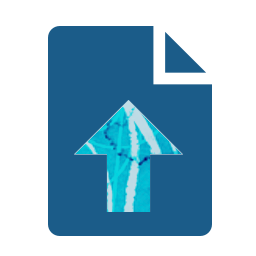
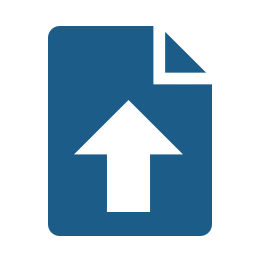
Layered file, before and after one edit (256px x 256px). Changes by layer:
hid "Shape" over [74,100,183,212]
hid "Layer 2" over [74,100,183,212]
